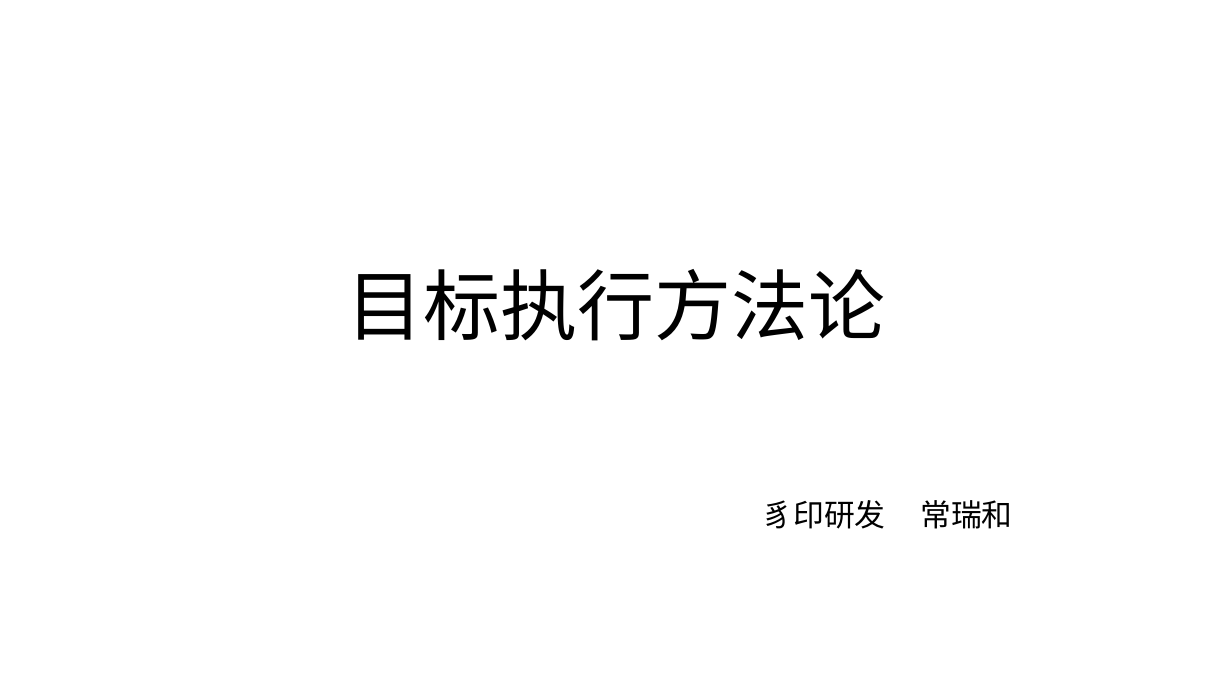
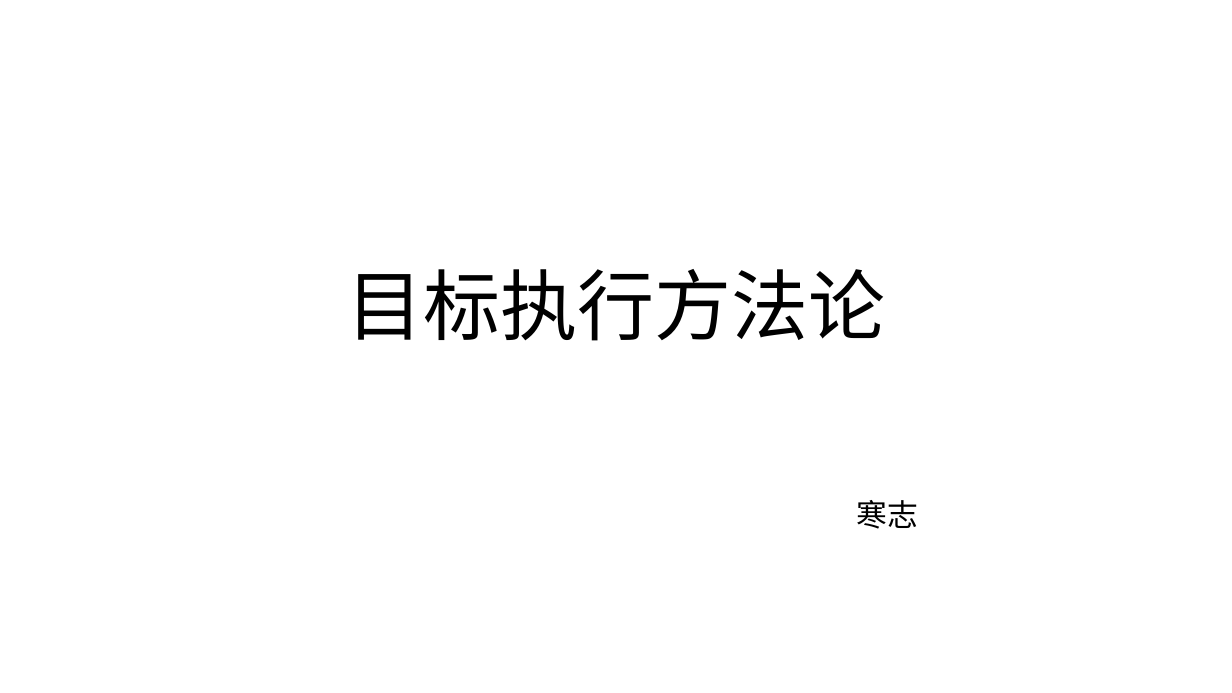
Before and after one commit to ChangRuihe/methodology-of-coder, a slide deck: slide 1 of part1/get_target_resource/1.目标执行方法论-分享.pptx. Drawn at 1232x693 pixels with LibreOffice and Linux fonts; fonts in the diff are those of the drawing. Boxes give left, top, right and bottom in pixels: in the first picture for what was removed or moved away, otherwise in the second. Text is boxed around its words. In the diff, an @@ line names an element or a change of style, - is before the commit and + after.

Commit message:
修改提交： 目标方法论完成发布

```diff
--- a/part1/get_target_resource/1.目标执行方法论-分享.pptx
+++ b/part1/get_target_resource/1.目标执行方法论-分享.pptx
@@ subtitle at (857, 500, 919, 529): text changed @@
-豸印研发 常瑞和
+寒志
```
Also in this commit, not shown: 4 other files.
